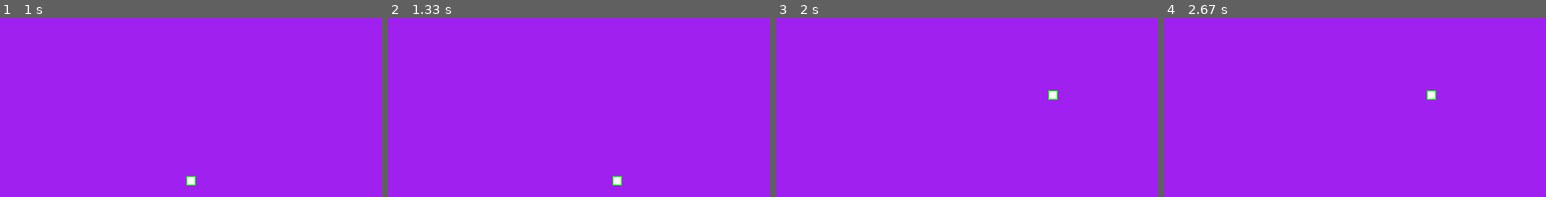
Above: before the commit, frames 1-4 (left to right).
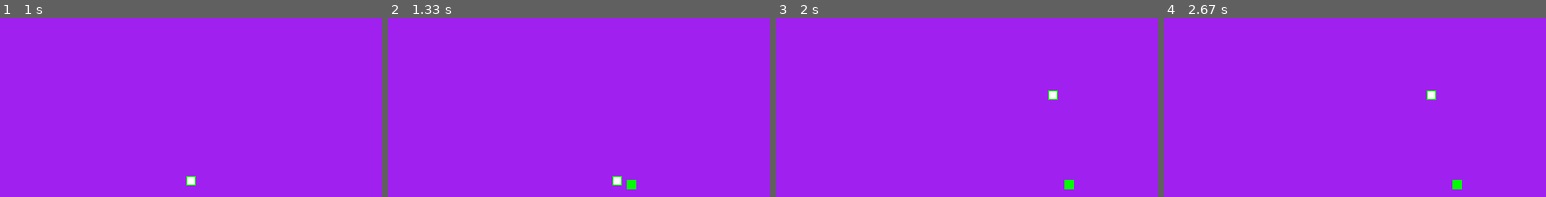
Above: after the commit, the same moments.

Repository: JPaoloMaloles/Pygame-Shooter
Game: pygame game, started from gamecycle.py
The game is run twice, just before and just after one commit, with the same random seed, the same clock (stepped at 60 frames per second) and the same inputs.
Inputs (mouse positions are % of the whole screen's width and height, from its top left):
- Up to frame 1 (1 s): tap Space at 0.33 s; hold D from 0.67 s (still down)
- Up to frame 2 (1.33 s): release D at 1.13 s; press the mouse at (76, 55) at 1.2 s; move the mouse to (68, 54) at 1.3 s
- Up to frame 3 (2 s): release the mouse at (61, 53) at 1.43 s; hold W 1.5-1.8 s; move the mouse to (18, 33) at 1.53 s; hold D from 1.83 s (still down)
- Up to frame 4 (2.67 s): release D at 2.3 s; hold A from 2.33 s (still down)
The pictures show only the part of the screen within x 38-88%, y 9-59%; the shares and areas given below are measured in that part.

Frame 1 is identical in both runs. In frame 2, 0.1% of the frame differs, in the area x 62-65%, y 90-96%; in frame 3, 0.1%; in frame 4, 0.1%.

Commit message:
blast projectile using inheritance

Diff:
--- a/Projectiles.py
+++ b/Projectiles.py
@@ -1,41 +1,21 @@
 import pygame
 class ProjectileClass:
     def __init__(self, input):
-        self.projectile_color = input["projectile_color"]
+        self.color = input["color"]
         self.position = pygame.Vector2(
             input['x_position'], input['y_position'])
-        self.projectile = pygame.Surface((10, 10))
-
-        self.enemy_color = input["enemy_color"]
-        self.position = pygame.Vector2(
-            input['x_position'], input['y_position'])
-        self.enemy_surface = pygame.Surface((10, 10))
-        self.rectangle = self.enemy_surface.get_rect(topleft=(self.position))
+        self.surface = pygame.Surface((10, 10))
+        self.rectangle = self.surface.get_rect(topleft=(self.position))
 
     def fill(self, display_surface):
-        self.projectile.fill(f'{self.projectile_color}')
-        display_surface.blit(self.projectile, self.position)
+        self.surface.fill(f'{self.color}')
+        display_surface.blit(self.surface, self.position)
         print(f"blast_projectile rendered at {self.position}")
 
-class BlastProjectile:
+class BlastProjectile(ProjectileClass):
     def __init__(self, input):
-        self.projectile_color = input["projectile_color"]
-        self.position = pygame.Vector2(
-            input['x_position'], input['y_position'])
-        self.projectile = pygame.Surface((10, 10))
+        super().__init__(input)
         self.target_position = input["mouse_position"]
-
-    def __init__(self, input):
-        self.projectile_color = input["projectile_color"]
-        self.position = pygame.Vector2(
-            input['x_position'], input['y_position'])
-        self.projectile = pygame.Surface((10, 10))
-        self.target_position = input["mouse_position"]
-
-    def fill(self):
-        self.projectile.fill(f'{self.projectile_color}')
-        display_surface.blit(self.projectile, self.position)
-        print(f"blast_projectile rendered at {self.position}")
 
     def shoot(self):
         # mouse_position = pygame.Vector2(
@@ -62,83 +42,84 @@
                      ((self.target_position.y - self.position.y)/2))
 
 
-class FollowProjectile:
-    def __init__(self, input):
-        self.projectile_color = input["projectile_color"]
-        self.position = pygame.Vector2(
-            input['x_position'], input['y_position'])
-        self.projectile = pygame.Surface((10, 10))
-        self.target_position = input["mouse_position"]
 
-    def fill(self):
-        self.projectile.fill(f'{self.projectile_color}')
-        display_surface.blit(self.projectile, self.position)
-        print(f"projectile created at {self.position}")
+# class FollowProjectile:
+#     def __init__(self, input):
+#         self.projectile_color = input["projectile_color"]
+#         self.position = pygame.Vector2(
+#             input['x_position'], input['y_position'])
+#         self.projectile = pygame.Surface((10, 10))
+#         self.target_position = input["mouse_position"]
 
-    def tracking(self):
-        dynamic_mouse_position = pygame.Vector2(
-            pygame.mouse.get_pos()[0], pygame.mouse.get_pos()[1])
+#     def fill(self):
+#         self.projectile.fill(f'{self.projectile_color}')
+#         display_surface.blit(self.projectile, self.position)
+#         print(f"projectile created at {self.position}")
 
-        print(f' mouse x position is {dynamic_mouse_position.x}')
-        if abs((dynamic_mouse_position.x - self.position.x)/0.5) >= 0.5:
-            if dynamic_mouse_position.x > self.position.x:
-                self.position.x = self.position.x + \
-                    ((dynamic_mouse_position.x - self.position.x) /
-                     ((dynamic_mouse_position.x - self.position.x)/2))
-            else:
-                self.position.x = self.position.x - \
-                    ((dynamic_mouse_position.x - self.position.x) /
-                     ((dynamic_mouse_position.x - self.position.x)/2))
-        if abs((dynamic_mouse_position.y - self.position.y)/0.5) >= 0.5:
-            if dynamic_mouse_position.y > self.position.y:
-                self.position.y = self.position.y + \
-                    ((dynamic_mouse_position.y - self.position.y) /
-                     ((dynamic_mouse_position.y - self.position.y)/2))
-            else:
-                self.position.y = self.position.y - \
-                    ((dynamic_mouse_position.y - self.position.y) /
-                     ((dynamic_mouse_position.y - self.position.y)/2))
+#     def tracking(self):
+#         dynamic_mouse_position = pygame.Vector2(
+#             pygame.mouse.get_pos()[0], pygame.mouse.get_pos()[1])
+
+#         print(f' mouse x position is {dynamic_mouse_position.x}')
+#         if abs((dynamic_mouse_position.x - self.position.x)/0.5) >= 0.5:
+#             if dynamic_mouse_position.x > self.position.x:
+#                 self.position.x = self.position.x + \
+#                     ((dynamic_mouse_position.x - self.position.x) /
+#                      ((dynamic_mouse_position.x - self.position.x)/2))
+#             else:
+#                 self.position.x = self.position.x - \
+#                     ((dynamic_mouse_position.x - self.position.x) /
+#                      ((dynamic_mouse_position.x - self.position.x)/2))
+#         if abs((dynamic_mouse_position.y - self.position.y)/0.5) >= 0.5:
+#             if dynamic_mouse_position.y > self.position.y:
+#                 self.position.y = self.position.y + \
+#                     ((dynamic_mouse_position.y - self.position.y) /
+#                      ((dynamic_mouse_position.y - self.position.y)/2))
+#             else:
+#                 self.position.y = self.position.y - \
+#                     ((dynamic_mouse_position.y - self.position.y) /
+#                      ((dynamic_mouse_position.y - self.position.y)/2))
 
 
-class CreateProjectile:
-    def __init__(self, input):
-        self.projectile_color = input["projectile_color"]
-        self.position = pygame.Vector2(
-            input['x_position'], input['y_position'])
-        self.projectile = pygame.Surface((10, 10))
-        self.rectangle = test_surface.get_rect(topleft=(self.position))
+# class CreateProjectile:
+#     def __init__(self, input):
+#         self.projectile_color = input["projectile_color"]
+#         self.position = pygame.Vector2(
+#             input['x_position'], input['y_position'])
+#         self.projectile = pygame.Surface((10, 10))
+#         self.rectangle = test_surface.get_rect(topleft=(self.position))
 
-    def fill(self):
-        self.projectile.fill(f'{self.projectile_color}')
-        display_surface.blit(self.projectile, self.position)
-        print(f"projectile rendered at {self.position}")
-        print(f'player position at {player_pos}')
+#     def fill(self):
+#         self.projectile.fill(f'{self.projectile_color}')
+#         display_surface.blit(self.projectile, self.position)
+#         print(f"projectile rendered at {self.position}")
+#         print(f'player position at {player_pos}')
 
-    def chase(self):
-        a = self.position.x
-        b = self.position.y
-        print(f'&&&&&&&&&&&&&&&&&&&&&&&&&&&&&&&: {player_pos.x}')
-        print(f'&&&&&&&&&&&&&&&&&&&&&&&&&&&&&&&: {self.position.x}')
-        # print(
-        #     f'&&&&&&&&&&&&&&&&&&&&&&&&&&&&&&&: {(player_pos.x - self.position.x)/0.5}')
-        if abs((player_pos.x - self.position.x)/0.5) >= 0.5:
-            print(f'@@@@@@@@@@@@@@@@@@@@@@@@@@ {((a - player_pos.x)/0.5):12f}')
-            if player_pos.x > self.position.x:
-                self.position.x = self.position.x + \
-                    ((player_pos.x - self.position.x) /
-                     ((player_pos.x - self.position.x)/0.5))
-            else:
-                self.position.x = self.position.x - \
-                    ((player_pos.x - self.position.x) /
-                     ((player_pos.x - self.position.x)/0.5))
-        if abs((player_pos.y - self.position.y)/0.5) >= 0.5:
-            print(
-                f'!!!!!!!!!!!!!!!!!!!!!!!! {((b - player_pos.y)/0.5):12f}')
-            if player_pos.y > self.position.y:
-                self.position.y = self.position.y + \
-                    ((player_pos.y - self.position.y) /
-                     ((player_pos.y - self.position.y)/0.5))
-            else:
-                self.position.y = self.position.y - \
-                    ((player_pos.y - self.position.y) /
-                     ((player_pos.y - self.position.y)/0.5))
+#     def chase(self):
+#         a = self.position.x
+#         b = self.position.y
+#         print(f'&&&&&&&&&&&&&&&&&&&&&&&&&&&&&&&: {player_pos.x}')
+#         print(f'&&&&&&&&&&&&&&&&&&&&&&&&&&&&&&&: {self.position.x}')
+#         # print(
+#         #     f'&&&&&&&&&&&&&&&&&&&&&&&&&&&&&&&: {(player_pos.x - self.position.x)/0.5}')
+#         if abs((player_pos.x - self.position.x)/0.5) >= 0.5:
+#             print(f'@@@@@@@@@@@@@@@@@@@@@@@@@@ {((a - player_pos.x)/0.5):12f}')
+#             if player_pos.x > self.position.x:
+#                 self.position.x = self.position.x + \
+#                     ((player_pos.x - self.position.x) /
+#                      ((player_pos.x - self.position.x)/0.5))
+#             else:
+#                 self.position.x = self.position.x - \
+#                     ((player_pos.x - self.position.x) /
+#                      ((player_pos.x - self.position.x)/0.5))
+#         if abs((player_pos.y - self.position.y)/0.5) >= 0.5:
+#             print(
+#                 f'!!!!!!!!!!!!!!!!!!!!!!!! {((b - player_pos.y)/0.5):12f}')
+#             if player_pos.y > self.position.y:
+#                 self.position.y = self.position.y + \
+#                     ((player_pos.y - self.position.y) /
+#                      ((player_pos.y - self.position.y)/0.5))
+#             else:
+#                 self.position.y = self.position.y - \
+#                     ((player_pos.y - self.position.y) /
+#                      ((player_pos.y - self.position.y)/0.5))
--- a/gamecycle.py
+++ b/gamecycle.py
@@ -4,6 +4,7 @@
 import time
 from Player import PlayerClass
 from Enemy import EnemyClass
+from Projectiles import ProjectileClass, BlastProjectile
 
 
 pygame.init()
@@ -12,7 +13,9 @@
 game_running = False
 player_objects = [] #Make sure when ending games to set this to 0
 enemy_objects = []
+existing_projectiles = []
 last_enemy_creation_timestamp = []
+time_since_last_projectile_created = 0
 clock = pygame.time.Clock()
 dt = 0
 
@@ -123,6 +126,21 @@
         if keys[pygame.K_d]:
             player_position.x += 300 * dt
 
+        mouse_click = pygame.mouse.get_pressed()
+        if time_passed - time_since_last_projectile_created >= 1:
+            if mouse_click[0]:
+                time_since_last_projectile_created = time_passed
+                existing_projectiles.append("f")
+                existing_projectiles[len(existing_projectiles)-1] = BlastProjectile(
+                    {'color': 'green', 'x_position': player_position.x, 'y_position': player_position.y, 'mouse_position': pygame.Vector2(
+                        pygame.mouse.get_pos()[0], pygame.mouse.get_pos()[1])})
+            if mouse_click[2]:
+                time_since_last_projectile_created = time_passed
+                existing_projectiles.append("f")
+                existing_projectiles[len(existing_projectiles)-1] = FollowProjectile(
+                    {'color': 'Pink', 'x_position': player_position.x, 'y_position': player_position.y, 'mouse_position': pygame.Vector2(
+                        pygame.mouse.get_pos()[0], pygame.mouse.get_pos()[1])})
+
         # print(f'@@@@@@@@@@@@@ {player_position.x}')
         # print(f'~~~~~~~~~~~~~ {player_position.y}')
         create_enemy()
@@ -141,6 +159,13 @@
             out_of_bounds(player_position, player.player_surface)
             player.render(display_surface, player_position)
             game_running = player_enemy_collision(player.player_rect)
+
+        for index, projectile in enumerate(existing_projectiles):
+            if getattr(projectile, 'shoot', False):
+                projectile.shoot()
+            if getattr(projectile, 'tracking', False):
+                projectile.tracking()
+            projectile.fill(display_surface)
 
         if not game_running:
             player_objects = []
